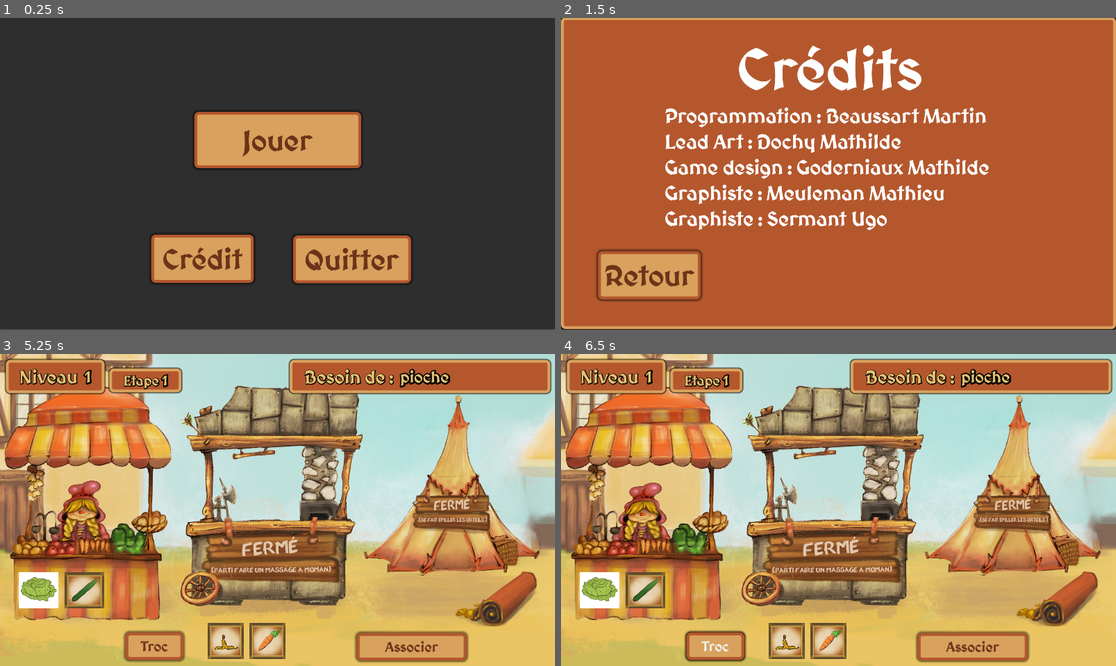
Above: before the commit, frames 1-4 (two rows, left to right).
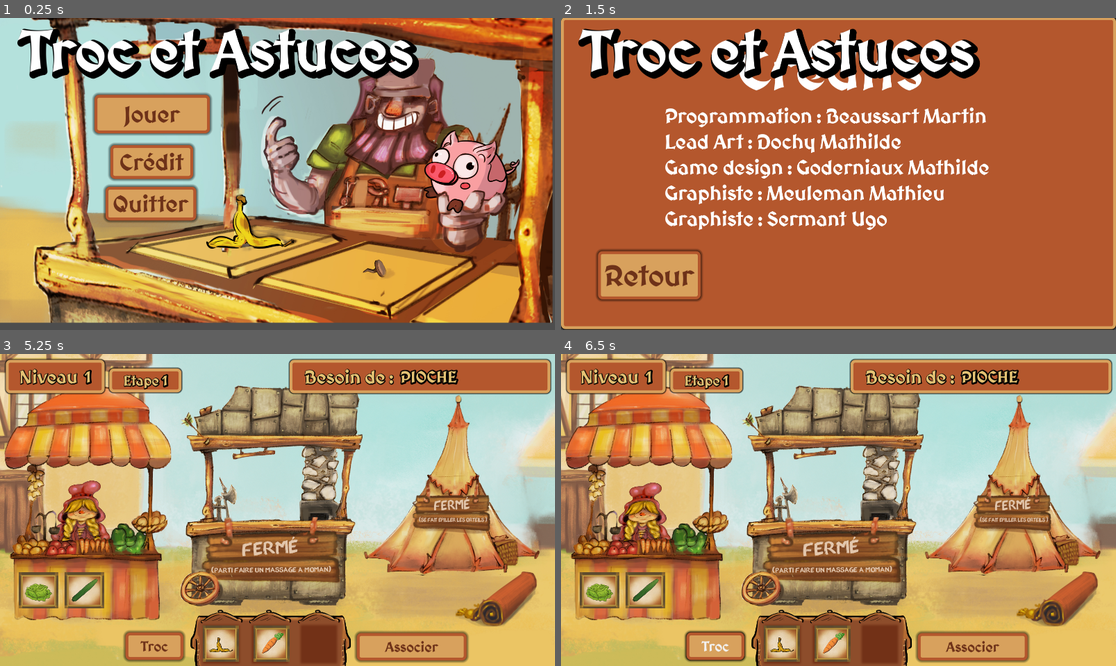
Above: after the commit, the same moments.

Repository: Xinart/TrockEtAstuce
Game: Godot game, scene res://Scenes/main_menu.tscn
Two runs of this game, one before a commit and one after it. Both use one fixed random seed, a clock stepped at 60 frames per second and the inputs below.
Inputs:
- Up to frame 1 (0.25 s): no input
- Up to frame 2 (1.5 s): click "Crédit" at 0.5 s; click "Jouer" at 1.25 s
- Up to frame 3 (5.25 s): click "Jouer" at 2 s; click "Retour" at 2.75 s; click "Crédit" at 3.5 s; click "Retour" at 4.25 s; click "Jouer" at 5 s
- Up to frame 4 (6.5 s): click "Troc" at 5.75 s

The runs differ from the first frame. In frame 1, 98% of the frame differs, in the area x 0-100%, y 0-100%; in frame 2, 6.9%; in frame 3, 5.5%; in frame 4, 5.5%.

Commit message:
Final build for jam

Diff:
--- a/Scenes/end_menu.tscn
+++ b/Scenes/end_menu.tscn
@@ -1,19 +1,22 @@
-[gd_scene load_steps=2 format=3 uid="uid://6brxkssxnqcu"]
+[gd_scene load_steps=4 format=3 uid="uid://6brxkssxnqcu"]
 
 [ext_resource type="PackedScene" uid="uid://3jnpgcbp6kl3" path="res://Scenes/UI/menu.tscn" id="1_tv3w8"]
+[ext_resource type="AudioStream" uid="uid://rbjm5c2mr5is" path="res://Audio/vitory/GameComplete.mp3" id="2_2c4kf"]
+[ext_resource type="Texture2D" uid="uid://d2lv4uk3xld7g" path="res://Visual/Background/endgame.jpg" id="3_074bh"]
 
 [node name="MainMenu" type="CanvasLayer"]
 
 [node name="Menu" parent="." instance=ExtResource("1_tv3w8")]
+self_modulate = Color(1, 1, 1, 0)
 offset_top = -3.0
 offset_bottom = -3.0
 game_entry_scene = "res://Scenes/main_menu.tscn"
 
 [node name="PlayButton" parent="Menu" index="0"]
-offset_left = -935.0
-offset_top = 239.0
-offset_right = -183.0
-offset_bottom = 434.0
+offset_left = 165.0
+offset_top = -253.0
+offset_right = 917.0
+offset_bottom = -58.0
 text = " Menu principal "
 
 [node name="CreditButton" parent="Menu" index="1"]
@@ -24,17 +27,17 @@
 offset_bottom = 1600.0
 
 [node name="Quit" parent="Menu" index="2"]
-offset_left = 31.0
-offset_top = 567.0
-offset_right = 439.0
-offset_bottom = 732.0
+offset_left = 1466.0
+offset_top = 57.0
+offset_right = 1874.0
+offset_bottom = 222.0
 
 [node name="Credit" parent="Menu" index="3"]
 visible = true
-offset_left = 1211.0
-offset_top = 589.0
-offset_right = -79.0
-offset_bottom = -103.0
+offset_left = 980.0
+offset_top = 526.0
+offset_right = -5.0
+offset_bottom = -14.0
 metadata/_edit_group_ = true
 
 [node name="ExitCredit" parent="Menu/Credit" index="0"]
@@ -45,17 +48,30 @@
 offset_bottom = 925.0
 
 [node name="Label" parent="Menu/Credit" index="1"]
-offset_left = 174.0
-offset_top = 10.0
-offset_right = 495.0
-offset_bottom = 131.0
+offset_left = 47.0
+offset_top = 11.0
+offset_right = 902.0
+offset_bottom = 380.0
 theme_override_font_sizes/font_size = 100
+text = "Merci d'avoir joué !
+Crédits :"
 
 [node name="Label2" parent="Menu/Credit" index="2"]
-offset_left = 32.0
-offset_top = 132.0
-offset_right = 612.0
-offset_bottom = 378.0
+offset_left = 85.0
+offset_top = 262.0
+offset_right = 665.0
+offset_bottom = 508.0
 theme_override_font_sizes/font_size = 35
 
+[node name="AudioStreamPlayer2D" type="AudioStreamPlayer2D" parent="Menu"]
+stream = ExtResource("2_2c4kf")
+volume_db = 5.0
+autoplay = true
+
+[node name="Sprite2D" type="Sprite2D" parent="."]
+z_index = -10
+position = Vector2(962.75, 548.25)
+scale = Vector2(1.01797, 1.02361)
+texture = ExtResource("3_074bh")
+
 [editable path="Menu"]
--- a/Scenes/main_menu.tscn
+++ b/Scenes/main_menu.tscn
@@ -1,10 +1,59 @@
-[gd_scene load_steps=2 format=3 uid="uid://d0ynx6x4q26hl"]
+[gd_scene load_steps=5 format=3 uid="uid://d0ynx6x4q26hl"]
 
 [ext_resource type="PackedScene" uid="uid://3jnpgcbp6kl3" path="res://Scenes/UI/menu.tscn" id="1_tv3w8"]
+[ext_resource type="AudioStream" uid="uid://b3vdol25neqyp" path="res://Audio/music/alexander-nakarada-tavern-loop-one.mp3" id="2_3ife0"]
+[ext_resource type="Texture2D" uid="uid://ylyapsgw8ajh" path="res://Visual/Background/menu.jpg" id="3_vxm2r"]
+[ext_resource type="Theme" uid="uid://dn1q0qrdx8emw" path="res://UI/Themes/new_theme.tres" id="4_3u05b"]
 
 [node name="MainMenu" type="CanvasLayer"]
 
 [node name="Menu" parent="." instance=ExtResource("1_tv3w8")]
+self_modulate = Color(1, 1, 1, 0)
 offset_top = -3.0
 offset_bottom = -3.0
 game_entry_scene = "res://Scenes/main_scene.tscn"
+
+[node name="PlayButton" parent="Menu" index="0"]
+offset_left = -633.0
+offset_top = -271.0
+offset_right = -234.0
+offset_bottom = -138.0
+theme_override_font_sizes/font_size = 80
+
+[node name="CreditButton" parent="Menu" index="1"]
+offset_left = 382.0
+offset_top = 443.0
+offset_right = 668.0
+offset_bottom = 560.0
+theme_override_font_sizes/font_size = 80
+
+[node name="Quit" parent="Menu" index="2"]
+offset_left = 365.0
+offset_top = 587.0
+offset_right = 679.0
+offset_bottom = 704.0
+theme_override_font_sizes/font_size = 80
+
+[node name="AudioStreamPlayer2D" type="AudioStreamPlayer2D" parent="."]
+stream = ExtResource("2_3ife0")
+autoplay = true
+
+[node name="Sprite2D" type="Sprite2D" parent="."]
+z_index = -10
+position = Vector2(951, 515)
+texture = ExtResource("3_vxm2r")
+
+[node name="Label" type="Label" parent="."]
+offset_left = 62.0
+offset_top = -11.0
+offset_right = 1429.0
+offset_bottom = 231.0
+theme = ExtResource("4_3u05b")
+theme_override_colors/font_shadow_color = Color(0, 0, 0, 1)
+theme_override_constants/shadow_offset_x = 10
+theme_override_constants/shadow_offset_y = 10
+theme_override_constants/shadow_outline_size = 50
+theme_override_font_sizes/font_size = 200
+text = "Troc et Astuces"
+
+[editable path="Menu"]
--- a/Scenes/main_scene.tscn
+++ b/Scenes/main_scene.tscn
@@ -16,9 +16,11 @@
 [ext_resource type="Theme" uid="uid://dn1q0qrdx8emw" path="res://UI/Themes/new_theme.tres" id="10_mk6ni"]
 [ext_resource type="Texture2D" uid="uid://buokth2g7te02" path="res://Visual/Animation/niveau_suivant.png" id="11_8pxwb"]
 [ext_resource type="Texture2D" uid="uid://bhqbpph7ckepy" path="res://Visual/Merchants/tente_closed.png" id="11_bq7nb"]
+[ext_resource type="Texture2D" uid="uid://o4ja8l6q1bu5" path="res://Visual/Background/inventaire.png" id="12_p1wxf"]
 [ext_resource type="Texture2D" uid="uid://b7y1v5oj8fr5m" path="res://Visual/yolo/etoile_5_b.png" id="13_pu1ku"]
 [ext_resource type="Texture2D" uid="uid://wmdlm80h8wro" path="res://Visual/Background/fond.jpg" id="14_63wyi"]
 [ext_resource type="Script" path="res://Scenes/Menu.gd" id="17_eg5jc"]
+[ext_resource type="AudioStream" uid="uid://btgr2w3p17vh5" path="res://Audio/music/x2mate.com - Medieval Song Village Consort [No Copyright Music] (128 kbps).mp3" id="20_s26qx"]
 
 [sub_resource type="LabelSettings" id="LabelSettings_jpwrg"]
 font_size = 64
@@ -200,6 +202,33 @@
 "next_level": SubResource("Animation_ipx0b")
 }
 
+[sub_resource type="Animation" id="Animation_dyr3b"]
+length = 0.001
+tracks/0/type = "value"
+tracks/0/imported = false
+tracks/0/enabled = true
+tracks/0/path = NodePath("CanvasLayer/Control/ColorRect:visible")
+tracks/0/interp = 1
+tracks/0/loop_wrap = true
+tracks/0/keys = {
+"times": PackedFloat32Array(0),
+"transitions": PackedFloat32Array(1),
+"update": 1,
+"values": [true]
+}
+tracks/1/type = "value"
+tracks/1/imported = false
+tracks/1/enabled = true
+tracks/1/path = NodePath("CanvasLayer/Control/ColorRect:color")
+tracks/1/interp = 1
+tracks/1/loop_wrap = true
+tracks/1/keys = {
+"times": PackedFloat32Array(0),
+"transitions": PackedFloat32Array(1),
+"update": 0,
+"values": [Color(0, 0, 0, 1)]
+}
+
 [sub_resource type="Animation" id="Animation_y20ht"]
 resource_name = "transit_to_end"
 length = 1.5
@@ -242,33 +271,6 @@
 }]
 }
 
-[sub_resource type="Animation" id="Animation_dyr3b"]
-length = 0.001
-tracks/0/type = "value"
-tracks/0/imported = false
-tracks/0/enabled = true
-tracks/0/path = NodePath("CanvasLayer/Control/ColorRect:visible")
-tracks/0/interp = 1
-tracks/0/loop_wrap = true
-tracks/0/keys = {
-"times": PackedFloat32Array(0),
-"transitions": PackedFloat32Array(1),
-"update": 1,
-"values": [true]
-}
-tracks/1/type = "value"
-tracks/1/imported = false
-tracks/1/enabled = true
-tracks/1/path = NodePath("CanvasLayer/Control/ColorRect:color")
-tracks/1/interp = 1
-tracks/1/loop_wrap = true
-tracks/1/keys = {
-"times": PackedFloat32Array(0),
-"transitions": PackedFloat32Array(1),
-"update": 0,
-"values": [Color(0, 0, 0, 1)]
-}
-
 [sub_resource type="AnimationLibrary" id="AnimationLibrary_mw73s"]
 _data = {
 "RESET": SubResource("Animation_dyr3b"),
@@ -429,6 +431,15 @@
 offset_bottom = 694.0
 texture = ExtResource("11_bq7nb")
 
+[node name="TextureRect" type="TextureRect" parent="CanvasLayer/Control/Panel"]
+layout_mode = 2
+offset_left = 658.0
+offset_top = 885.0
+offset_right = 1215.0
+offset_bottom = 1081.0
+texture = ExtResource("12_p1wxf")
+expand_mode = 1
+
 [node name="Player" type="GridContainer" parent="CanvasLayer/Control/Panel"]
 layout_mode = 1
 anchors_preset = 7
@@ -436,14 +447,14 @@
 anchor_top = 1.0
 anchor_right = 0.5
 anchor_bottom = 1.0
-offset_left = -242.0
-offset_top = -149.0
-offset_right = 791.0
-offset_bottom = -24.0
+offset_left = -259.0
+offset_top = -140.0
+offset_right = 774.0
+offset_bottom = -15.0
 grow_horizontal = 2
 grow_vertical = 0
-theme_override_constants/h_separation = 20
-theme_override_constants/v_separation = 20
+theme_override_constants/h_separation = 50
+theme_override_constants/v_separation = 50
 columns = 3
 script = ExtResource("2_d2fcm")
 
@@ -809,6 +820,12 @@
 "": SubResource("AnimationLibrary_mw73s")
 }
 
+[node name="AudioStreamPlayer2D" type="AudioStreamPlayer2D" parent="."]
+stream = ExtResource("20_s26qx")
+autoplay = true
+
+[node name="SFXAudioStreamPlayer2D" type="AudioStreamPlayer2D" parent="."]
+
 [connection signal="button_down" from="CanvasLayer/Control/Panel/MarginContainer/HBoxContainer/TradeButton" to="CanvasLayer/Control/Panel/Player" method="_on_trade_button_button_down"]
 [connection signal="button_down" from="CanvasLayer/Control/Panel/MarginContainer/HBoxContainer/MergePlayerIngredientButton" to="." method="_on_merge_player_ingredient_button_button_down"]
 [connection signal="button_down" from="CanvasLayer/Control/Panel/EndStepPanel/ExiteEndStepPanelbutton" to="." method="_on_exite_end_step_panelbutton_button_down"]
--- a/Scripts/Autoloads/GameData.gd
+++ b/Scripts/Autoloads/GameData.gd
@@ -12,174 +12,172 @@
 			,[] # Blacksmith inventory
 			,[] # Stranger inventory
 			,IngredientData.new("pioche",["concombre","carotte"]) # Object to find to pass the step
-		)
-
-# 1.2
-		 ,LevelStep.new(
+		)# 1.2
+			,LevelStep.new(
 				["corde","tissu"] # Player inventory
 				,[] # Farmer inventory
 				,["fer à cheval","seau"] # Blacksmith inventory
 				,[] # Stranger inventory
 				,IngredientData.new("ceinture",["corde","fer à cheval"]) # Object to find to pass the step
-		)
-		# 1.3
-		,LevelStep.new(
+			)
+			# 1.3
+			,LevelStep.new(
 				["banane","tissu"] # Player inventory
 				,["salade","concombre"] # Farmer inventory
 				,[] # Blacksmith inventory
 				,[] # Stranger inventory
 			,IngredientData.new("épée",["banane","concombre"]) # Object to find to pass the step
-		)
-		# 1.4
-		,LevelStep.new(
+			)
+			# 1.4
+			,LevelStep.new(
 				["tissu","pioche"] # Player inventory
 				,[] # Farmer inventory
 				,["fer à cheval","corde"] # Blacksmith inventory
 				,[] # Stranger inventory
 			,IngredientData.new("chapeau",["corde","tissu"]) # Object to find to pass the step
-		)
-		# 1.5
-		,LevelStep.new(
+			)
+			# 1.5
+			,LevelStep.new(
 				["seau","fer à cheval"] # Player inventory
 				,["salade","carotte"] # Farmer inventory
 				,[] # Blacksmith inventory
 				,[] # Stranger inventory
 			,IngredientData.new("casque",["seau","carotte"]) # Object to find to pass the step
-		)
-		# 1.6
-		,LevelStep.new(
+			)
+			# 1.6
+			,LevelStep.new(
 				["corde","tissu"] # Player inventory
 				,[] # Farmer inventory
 				,["fourche","bougie"] # Blacksmith inventory
 				,[] # Stranger inventory
 			,IngredientData.new("porte serviette",["tissu","fourche"]) # Object to find to pass the step
-		)
-	])
-	#Nv 2
-	,Level.new([
-		# 2.1
-		LevelStep.new(
+			)
+		])
+		#Nv 2
+		,Level.new([
+			# 2.1
+			LevelStep.new(
 				["corde","casque"] # Player inventory
 				,["pastèque","pioche"] # Farmer inventory
 				,["épée","fer à cheval"] # Blacksmith inventory
 				,[] # Stranger inventory
 			,IngredientData.new("boulet",["corde","pastèque"]) # Object to find to pass the step
-		)
-		# 2.2
-		,LevelStep.new(
+			)
+			# 2.2
+			,LevelStep.new(
 				["concombre","corde"] # Player inventory
 				,["piment","banane"] # Farmer inventory
 				,["fer à cheval","fourche"] # Blacksmith inventory
 				,[] # Stranger inventory
 			,IngredientData.new("faucille",["fer à cheval","concombre"]) # Object to find to pass the step
-		)
-		# 2.3
-		,LevelStep.new(
+			)
+			# 2.3
+			,LevelStep.new(
 				["banane","corde"] # Player inventory
 				,["carotte","concombre","salade"] # Farmer inventory
 				,[] # Blacksmith inventory
 				,[] # Stranger inventory
 			,IngredientData.new("fouet",["corde","pastèque"]) # Object to find to pass the step
-		)
-		# 2.4
-		,LevelStep.new(
+			)
+			# 2.4
+			,LevelStep.new(
 				["salade","seau"] # Player inventory
 				,[] # Farmer inventory
 				,["fourche","faucille","pioche"] # Blacksmith inventory
 				,[] # Stranger inventory
 			,IngredientData.new("plumeau",["fourche","salade"]) # Object to find to pass the step
-		)
-		# 2.5
-	   ,LevelStep.new(
+			)
+			# 2.5
+			,LevelStep.new(
 				["poire","salade"] # Player inventory
 				,["banane","carotte","salade"] # Farmer inventory
 				,["corde","seau"] # Blacksmith inventory
 				,[] # Stranger inventory
 			,IngredientData.new("perruque",["salade","corde"]) # Object to find to pass the step
-		)
-		# 2.6
-		,LevelStep.new(
+			)
+			# 2.6
+			,LevelStep.new(
 				["marteau","pioche"] # Player inventory
 				,["carotte","concombre"] # Farmer inventory
 				,["clou","bougie","fer à cheval"] # Blacksmith inventory
 				,[] # Stranger inventory
 			,IngredientData.new("trombone",["clou","marteau"]) # Object to find to pass the step
-		)
-		# 2.7
-		,LevelStep.new(
+			)
+			# 2.7
+			,LevelStep.new(
 				["seau","chapeau"] # Player inventory
 				,["salade","pastèque","poire"] # Farmer inventory
 				,["casque","corde","perruque"] # Blacksmith inventory
 				,[] # Stranger inventory
 			,IngredientData.new("cloche",["poire","seau"]) # Object to find to pass the step
-		)
-	])
+			)
+			])
 
-	# Nv 3
-	,Level.new([
-		# 3.1
-		LevelStep.new(
+			# Nv 3
+		,Level.new([
+			# 3.1
+			LevelStep.new(
 				["banane","clou"] # Player inventory
 				,["concombre","carotte"] # Farmer inventory
 				,["épée","craie"] # Blacksmith inventory
 				,["lézard"] # Stranger inventory
 			,IngredientData.new("cactus",["clou","concombre"]) # Object to find to pass the step
-		)
-		# 3.2
-		,LevelStep.new(
+			)
+			# 3.2
+			,LevelStep.new(
 				["pastèque","fourche"] # Player inventory
 				,[] # Farmer inventory
 				,["seau","chapeau","épée"] # Blacksmith inventory
 				,["piment","lézard","cactus"] # Stranger inventory
 			,IngredientData.new("porte-manteau",["fourche","seau"]) # Object to find to pass the step
-		)
-		# 3.3
-		,LevelStep.new(
+			)
+			# 3.3
+			,LevelStep.new(
 				["bougie","tissu"] # Player inventory
 				,["salade","pastèque","poire"] # Farmer inventory
 				,[] # Blacksmith inventory
 				,["lézard","seau","cactus"] # Stranger inventory
 			,IngredientData.new("abat jour",["seau","bougie"]) # Object to find to pass the step
-		)
-		# 3.4
-		,LevelStep.new(
+			)
+			# 3.4
+			,LevelStep.new(
 				["banane","piment"] # Player inventory
 				,["carotte","poire"] # Farmer inventory
 				,["tissu","épée"] # Blacksmith inventory
 				,["cactus","lézard"] # Stranger inventory
 			,IngredientData.new("dragon",["lézard","piment"]) # Object to find to pass the step
-		)
-		# 3.5
-		,LevelStep.new(
+			)
+			# 3.5
+			,LevelStep.new(
 				["craie","seau"] # Player inventory
 				,["salade","concombre","poire"] # Farmer inventory
 				,[] # Blacksmith inventory
 				,["cloche","cactus"] # Stranger inventory
 			,IngredientData.new("quille",["poire","craie"]) # Object to find to pass the step
-		)
-		# 3.6
-		,LevelStep.new(
+			)
+			# 3.6
+			,LevelStep.new(
 				["pastèque","clou"] # Player inventory
 				,["salade","concombre","banane"] # Farmer inventory
 				,["boulet","pioche"] # Blacksmith inventory
 				,["pioche","dragon"] # Stranger inventory
 			,IngredientData.new("boule de bowling",["pastèque","pioche"]) # Object to find to pass the step
-		)
-		# 3.7
-		,LevelStep.new(
+			)
+			# 3.7
+			,LevelStep.new(
 				["concombre","abat jour","fourche"] # Player inventory
 				,["piment","banane","salade"] # Farmer inventory
 				,["trombone","bougie","seau"] # Blacksmith inventory
 				,[] # Stranger inventory
 			,IngredientData.new("lampe",["bougie","seau","fourche"]) # Object to find to pass the step
-		)
-		# 3.8
-		,LevelStep.new(
+			)
+			# 3.8
+			,LevelStep.new(
 				["clou","pastèque"] # Player inventory
 				,["poire","cochon","salade"] # Farmer inventory
 				,["craie","trombone","tissu"] # Blacksmith inventory
 				,["dragon","boule de bowling","lampe"] # Stranger inventory
 			,IngredientData.new("rhinocéros",["cochon","clou"]) # Object to find to pass the step
-		)
-	])
-]
+			)
+		])
+	]
--- a/Scripts/Game.gd
+++ b/Scripts/Game.gd
@@ -9,6 +9,9 @@
 @onready var level_label = $CanvasLayer/Control/Panel/Levelindicator/MarginContainer/HBoxContainer/Level_label
 @onready var level_step_label = $CanvasLayer/Control/Panel/Stepindicator2/MarginContainer/HBoxContainer/levelStepLabel
 @onready var step_ingredient = $CanvasLayer/Control/Panel/EndStepPanel/ColorRect/MarginContainer/StepIngredient
+@onready var sfx_audio_stream_player_2d : AudioStreamPlayer2D = $SFXAudioStreamPlayer2D
+
+
 
 var list_base_ingredients :Array[String]
 var current_list_merchant_ingredient :Array[String]
@@ -45,6 +48,10 @@
 # Called when the node enters the scene tree for the first time.
 func _ready():
 	end_step_panel.visible = false
+	GameData.current_level_index = 0
+	GameData.list_level[GameData.current_level_index].current_step_index = 0
+	GameData.list_level[GameData.current_level_index].current_level_step = \
+	GameData.list_level[GameData.current_level_index].list_level_steps[0]
 	_set_data_for_step_of_current_level()
 
 # Called every frame. 'delta' is the elapsed time since the previous frame.
@@ -63,10 +70,18 @@
 			break
 
 	if does_player_have_all_ingredients_for_current_recipe:
+		sfx_audio_stream_player_2d.stop()
+		sfx_audio_stream_player_2d.stream = load("res://Audio/vitory/Step_complete.mp3")
+		sfx_audio_stream_player_2d.play()
+
 		end_step_panel.visible = true
 		var explosion_effect :CPUParticles2D = explosion.instantiate()
 		merge_player_ingredient_button.add_child(explosion_effect)
 		explosion_effect.global_position = merge_player_ingredient_button.global_position
+	else:
+		sfx_audio_stream_player_2d.stop()
+		sfx_audio_stream_player_2d.stream = load("res://Audio/wrong.mp3")
+		sfx_audio_stream_player_2d.play()
 	# remove selection on player when it combination
 	if player.player_ui_ingredient_to_trade:
 		player.player_ui_ingredient_to_trade.is_selected = false
@@ -98,7 +113,7 @@
 		level_label.text = str(GameData.current_level_index + 1)
 		level_step_label.text = str(GameData.list_level[GameData.current_level_index].current_step_index + 1)
 
-		ingredient_needed_label.text = current_level_step.ingredient_to_merge.name
+		ingredient_needed_label.text = current_level_step.ingredient_to_merge.name.to_upper()
 		step_ingredient.ingredient_name = current_level_step.ingredient_to_merge.name
 		step_ingredient._update_image_with_name()
 
@@ -111,7 +126,12 @@
 	GameData.list_level[GameData.current_level_index]._switch_to_next_step()
 	if GameData.list_level[GameData.current_level_index].current_step_index == GameData.list_level[GameData.current_level_index].list_level_steps.size():
 		GameData.current_level_index += 1
+		sfx_audio_stream_player_2d.stop()
+		sfx_audio_stream_player_2d.stream = load("res://Audio/vitory/Level complete.mp3")
+		sfx_audio_stream_player_2d.play()
+
 		$MerchantsAnimPlayer.play("next_level")
+
 	else:
 		_set_data_for_step_of_current_level()
 
--- a/Scripts/Player.gd
+++ b/Scripts/Player.gd
@@ -5,6 +5,7 @@
 
 var player_ui_ingredient_to_trade : UIIngredient
 var merchant_ui_ingredient_to_trade : UIIngredient
+@onready var sfx_audio_stream_player_2d = $"../../../../SFXAudioStreamPlayer2D"
 
 # Called when the node enters the scene tree for the first time.
 func _ready():
@@ -61,6 +62,11 @@
 						merchant_ui_ingredient_to_trade.is_selected = true
 
 func _on_trade_button_button_down():
+
+	sfx_audio_stream_player_2d.stop()
+	sfx_audio_stream_player_2d.stream = load("res://Audio/troc.mp3")
+	sfx_audio_stream_player_2d.play()
+
 	if merchant_ui_ingredient_to_trade != null and player_ui_ingredient_to_trade != null:
 		var ui_merchant : UIIngredientCarrier = merchant_ui_ingredient_to_trade.get_parent()
 
Not shown, added: Audio/ANMLFarm_Mouton_1_ID_2343_LS.mp3.import
Not shown, added: Audio/DOORWood_Porte_qui_claque_3_ID_1339_LS.mp3.import
Not shown, added: Audio/Mauvaise_reuponse.mp3.import
Not shown, added: Audio/music/alexander-nakarada-tavern-loop-one.mp3.import
Not shown, added: Audio/music/x2mate.com - Medieval Song Village Consort [No Copyright Music] (128 kbps).mp3.import
Not shown, added: Audio/troc.mp3.import
Not shown, added: Audio/vitory/GameComplete.mp3.import
Not shown, added: Audio/vitory/Level complete.mp3.import
Not shown, added: Audio/vitory/Step_complete.mp3.import
Not shown, added: Audio/wrong.mp3.import
Not shown: 1 places in Scenes/main_scene.tscn that only renumber resources
Binary file added: Visual/Background/endgame.jpg
(and 55 more such lines)
